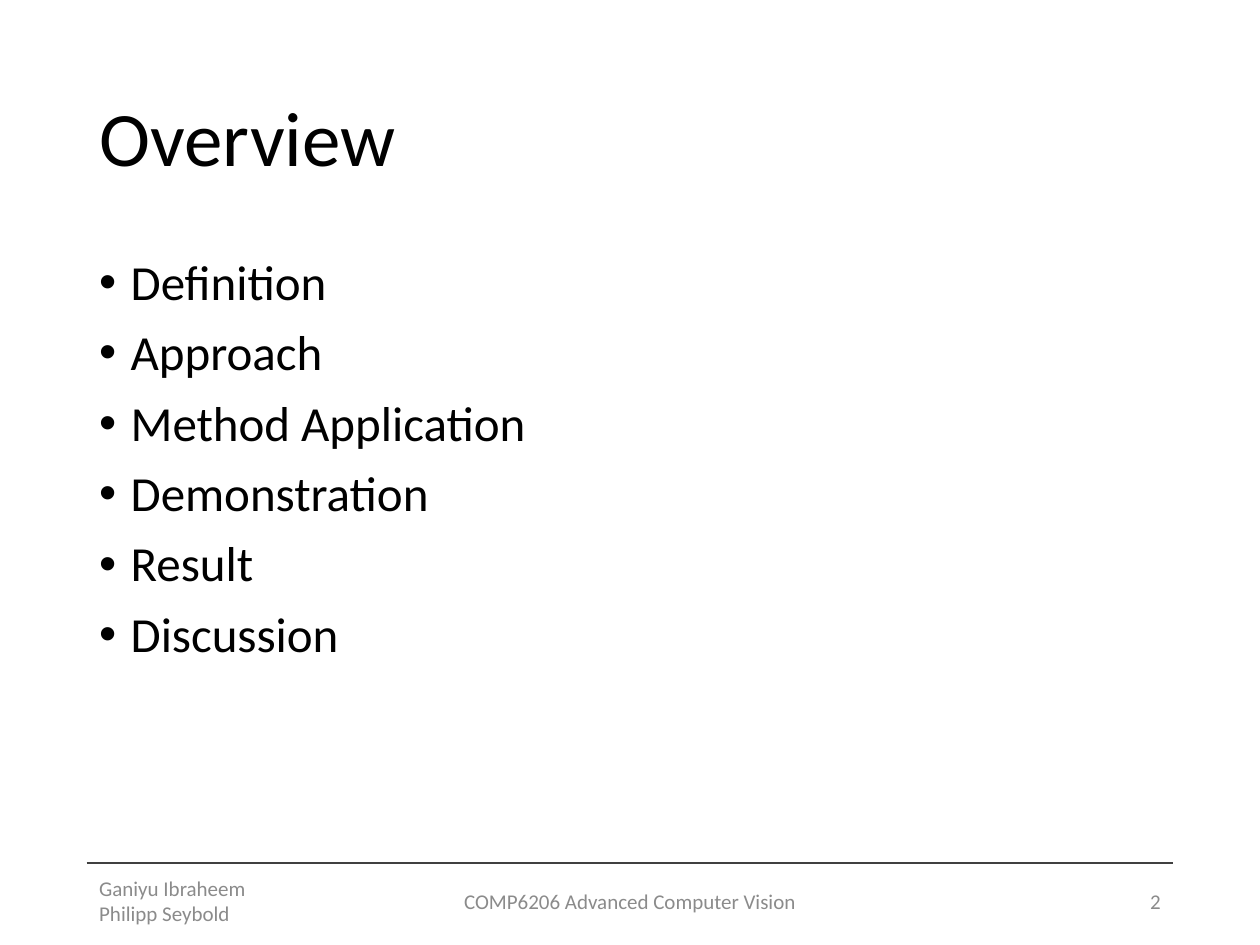
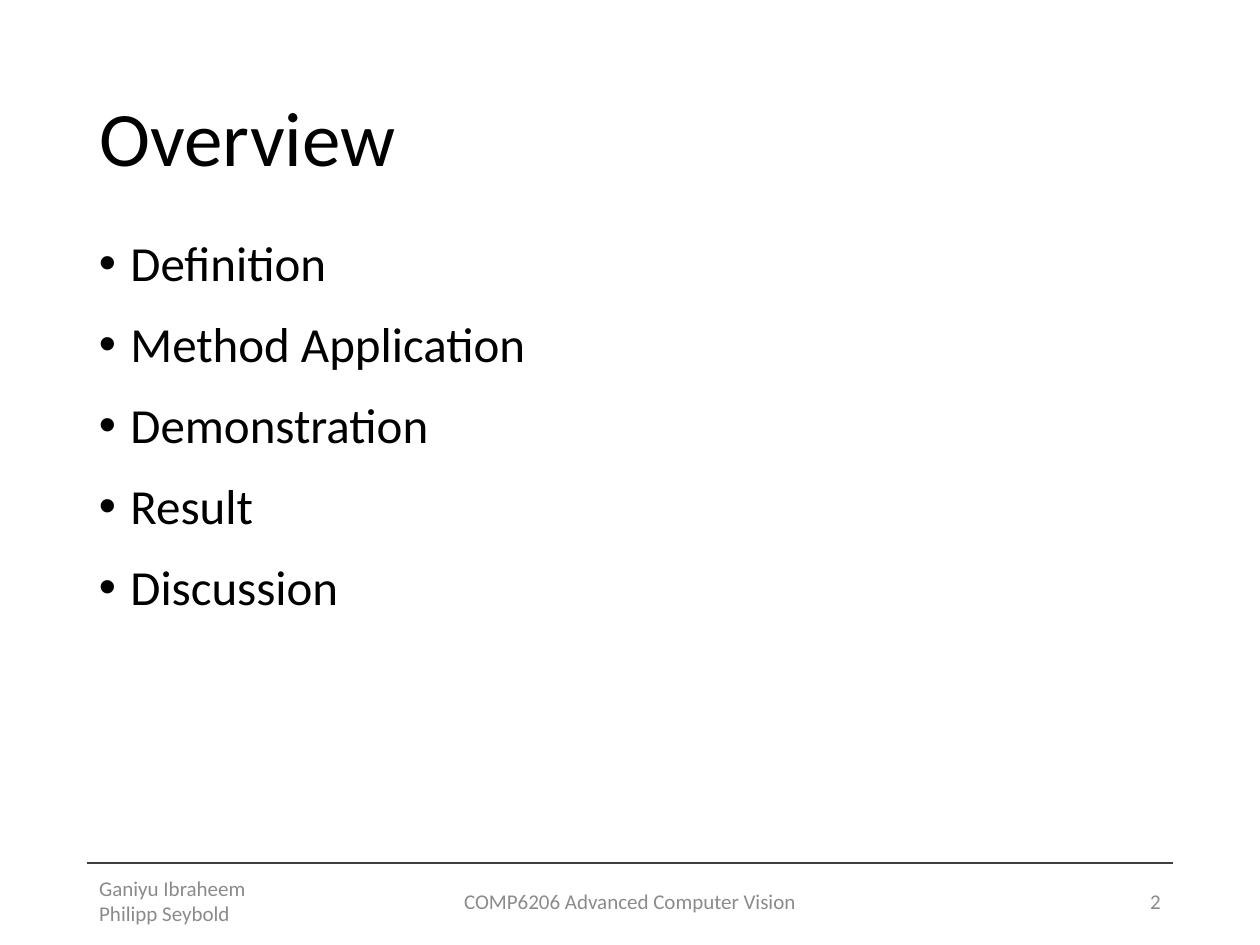
Before and after one commit to Lxrd-AJ/ForceFieldTransforms, a slide deck: slide 2 of Force Field Transformation.pptx. Drawn at 1260x945 pixels with LibreOffice and Linux fonts; fonts in the diff are those of the drawing. Boxes give left, top, right and bottom in pixels: in the first picture for what was removed or moved away, otherwise in the second. Text is boxed around its words. In the diff, an @@ line names an element or a change of style, - is before the commit and + after.

```diff
--- a/Force Field Transformation.pptx
+++ b/Force Field Transformation.pptx
@@ text "Definition": place and size @@
-text "Definition" at <box>131,266,525,653</box>
+text "Definition" at <box>130,247,525,606</box>
@@ text "Definition" at <box>130,247,525,606</box>: more space between paragraphs @@
@@ text at <box>131,336,323,378</box>: paragraph removed @@
-• Approach
```
Also in this commit, not shown: 9 other slides changed, 2 slides added.
